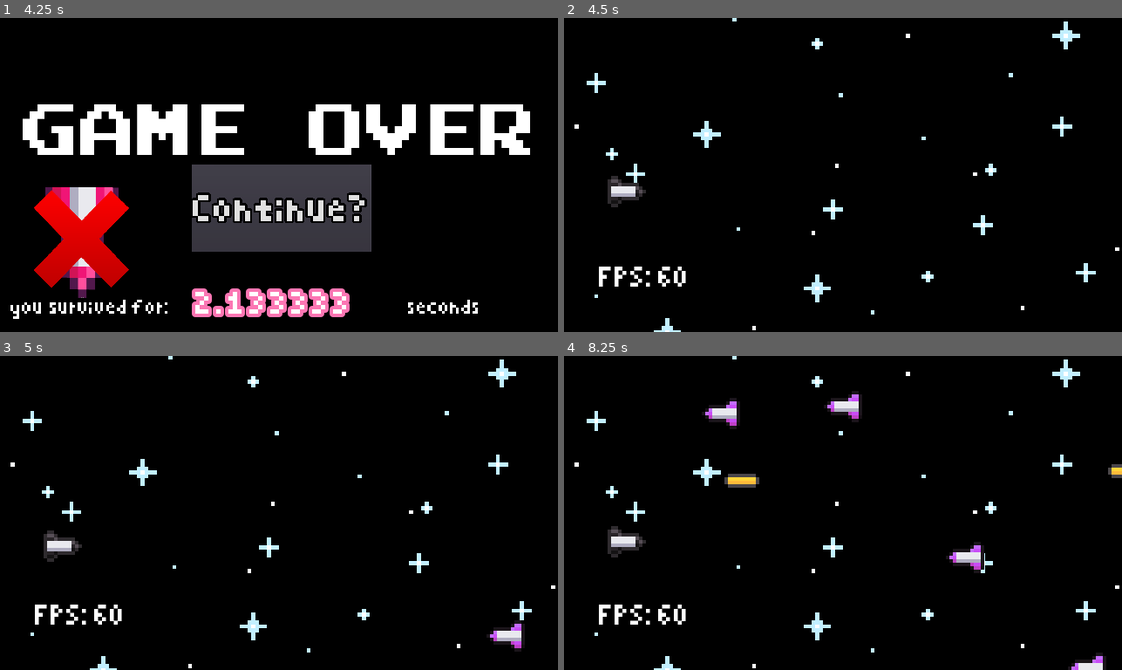
Above: before the commit, frames 1-4 (two rows, left to right).
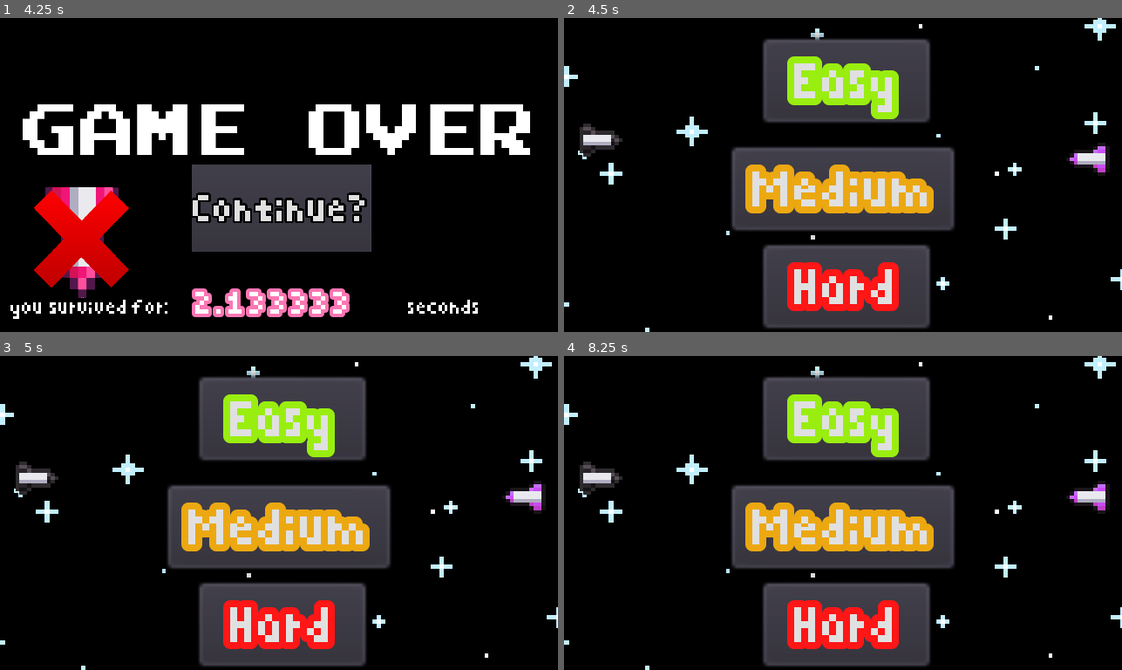
Above: after the commit, the same moments.

Repository: Plextora/to-the-stars
Game: Godot game, scene res://Scenes/MainMenu.tscn
The game is run twice, just before and just after one commit, with the same random seed, the same clock (stepped at 60 frames per second) and the same inputs.
Inputs (mouse positions are in pixels of both pictures, inside the frame that each line leads up to):
- Up to frame 1 (4.25 s): click "PLAY" at 0.5 s; click "Easy" at 1.25 s; click "Easy" at 2 s; move the mouse to (401, 159) at 2.77 s; click (401, 159) at 2.85 s; drag from (167, 190) to (228, 71) at 3.52 s
- Up to frame 2 (4.5 s): click "Continue?" at 4.25 s
- Up to frame 3 (5 s): no input
- Up to frame 4 (8.25 s): click (843, 525) at 5 s, where only the run after the commit has a clickable "Medium"; click (843, 622) at 5.75 s, where only the run after the commit has a clickable "Hard"; click (843, 547) at 6.5 s, where only the run before the commit has a clickable "Continue?"; move the mouse to (898, 443) at 7.27 s; click (898, 443) at 7.35 s; click (843, 547) at 8 s, where only the run after the commit has a clickable "Continue?"

Frame 1 is identical in both runs. In frame 2, 30% of the frame differs, in the area x 0-100%, y 0-100%; in frame 3, 31%; in frame 4, 32%.

Commit message:
Added Mobile Support + Bugfixes!

Diff:
--- a/Scripts/Continue.gd
+++ b/Scripts/Continue.gd
@@ -3,4 +3,4 @@
 
 
 func _on_Button_pressed():
-	get_tree().change_scene("res://Scenes/World.tscn")
+	get_tree().change_scene("res://Scenes/Mode_Selector.tscn")
--- a/project.godot
+++ b/project.godot
@@ -81,6 +81,10 @@
  ]
 }
 
+[input_devices]
+
+pointing/emulate_touch_from_mouse=true
+
 [physics]
 
 common/enable_pause_aware_picking=true
